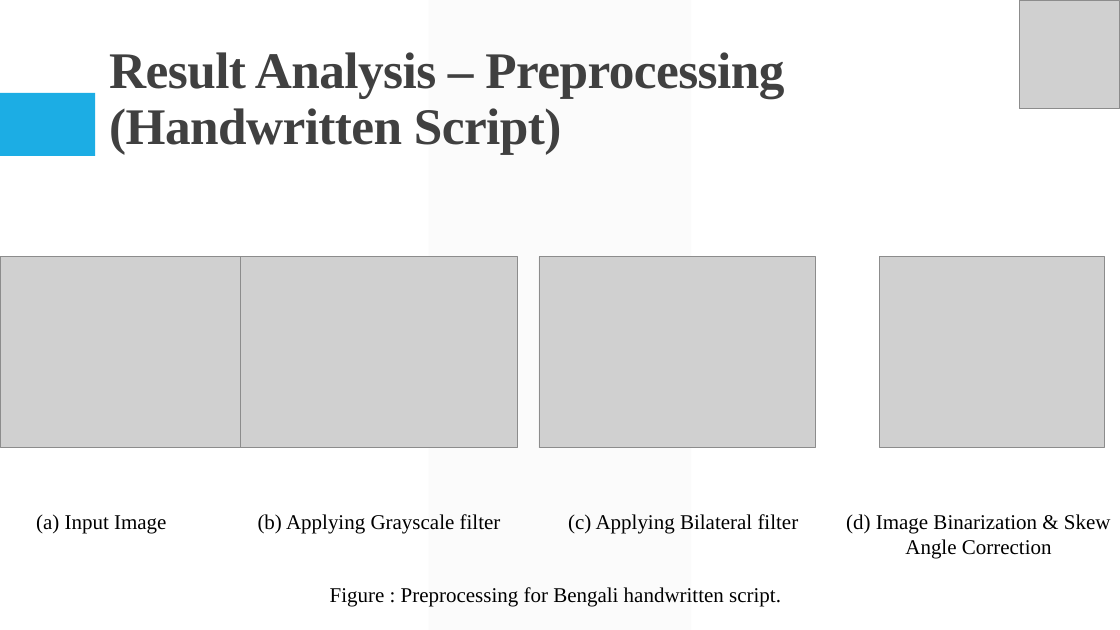
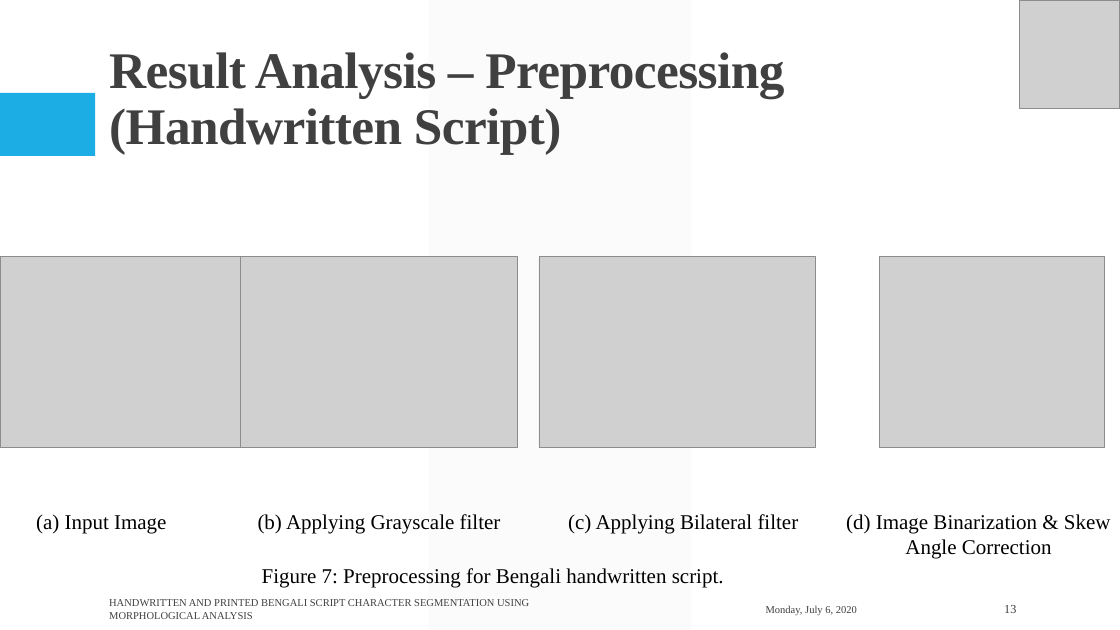
Before and after one commit to Arik096/project, a slide deck: slide 13 of book/puja.pptx (slide 10 before the commit). Drawn at 1120x630 pixels with LibreOffice and Linux fonts; fonts in the diff are those of the drawing; grey boxes stand for pictures. Boxes give left, top, right and bottom in pixels: in the first picture for what was removed or moved away, otherwise in the second. Text is boxed around its words. In the diff, an @@ line names an element or a change of style, - is before the commit and + after.

```diff
--- a/book/puja.pptx
+++ b/book/puja.pptx
@@ text at [262,568,724,588]: text changed @@
-Figure : Preprocessing for Bengali handwritten script.
+Figure 7: Preprocessing for Bengali handwritten script.
@@ text added at [109,599,529,619], 9 pt, text #404040 @@
+HANDWRITTEN AND PRINTED BENGALI SCRIPT CHARACTER SEGMENTATION USING MORPHOLOGICAL ANALYSIS
@@ text added at [766,605,857,615], 9 pt, text #404040 @@
+Monday, July 6, 2020
@@ page number added at [1004,605,1016,613], 10.5 pt, text #404040 @@
+13
```
Also in this commit, not shown: 16 other slides changed, 8 slides added.
